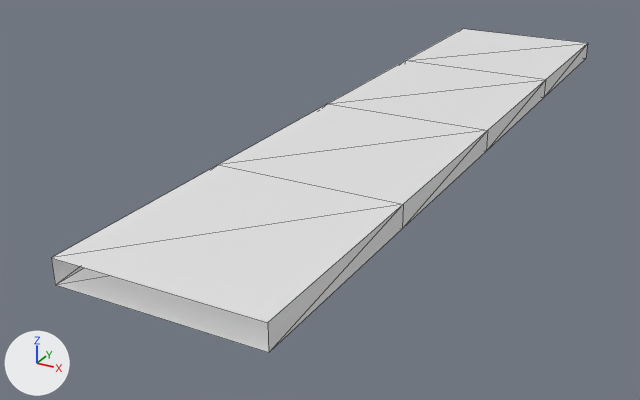
Two versions of the OBJ model mesh/14/br4_elevated_lod.obj, one commit apart.
Before and after are seen from a 50 mm lens placed at (26.9, -63.0, 22.2), pointed at (-4.9, -5.1, -6.7). The axes (+X, +Y, +Z) are drawn at lower left. The lights are the same throughout. Mesh edges are drawn as thin lines. Where no turn or scale is listed for an object, it has been applied to the vertices. Vertices at the same position are counted once.

The older version as bpy lines, for what is in view:
```python
me_br4_elevated_lod = bpy.data.meshes.new('br4_elevated_lod')
me_br4_elevated_lod.from_pydata(...)  # 20 vertices, 32 faces; spans x -7.0..7.0, y -32.0..32.0, z -2.0..-0.3
ob_br4_elevated_lod = bpy.data.objects.new('br4_elevated_lod', me_br4_elevated_lod)
ob_br4_elevated_lod.location = (0.0, 0.0, 0.0)
```
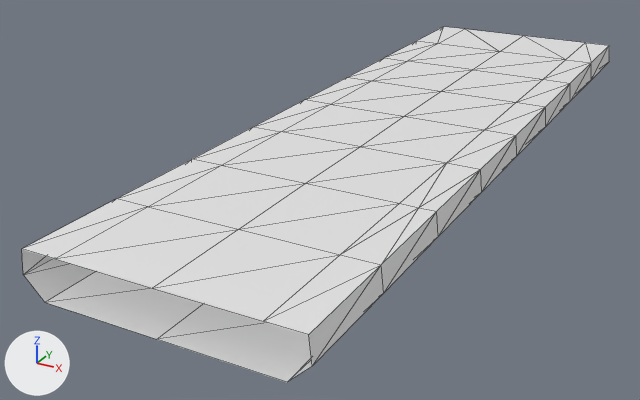
What differs and where, as boxes (x1, y1, x2, y2) in the pictures (640 x 400 px):
'br4_elevated_lod', reshaped (9% wider, 10% taller): before (51, 29, 588, 353); after (22, 27, 609, 382)

The edits, one by one:
me_br4_elevated_lod is used by ob_br4_elevated_lod; location (0.0, 0.0, 0.0).
me_br4_elevated_lod had 20 vertices, 32 faces and spanned x -7.0..7.0, y -32.0..32.0, z -2.0..-0.3.
me_br4_elevated_lod now has 95 vertices, 170 faces and spans x -9.4..9.4, y -32.0..32.0, z -3.4..-0.3.
me_br4_elevated_lod part 1: the whole mesh is rebuilt.
